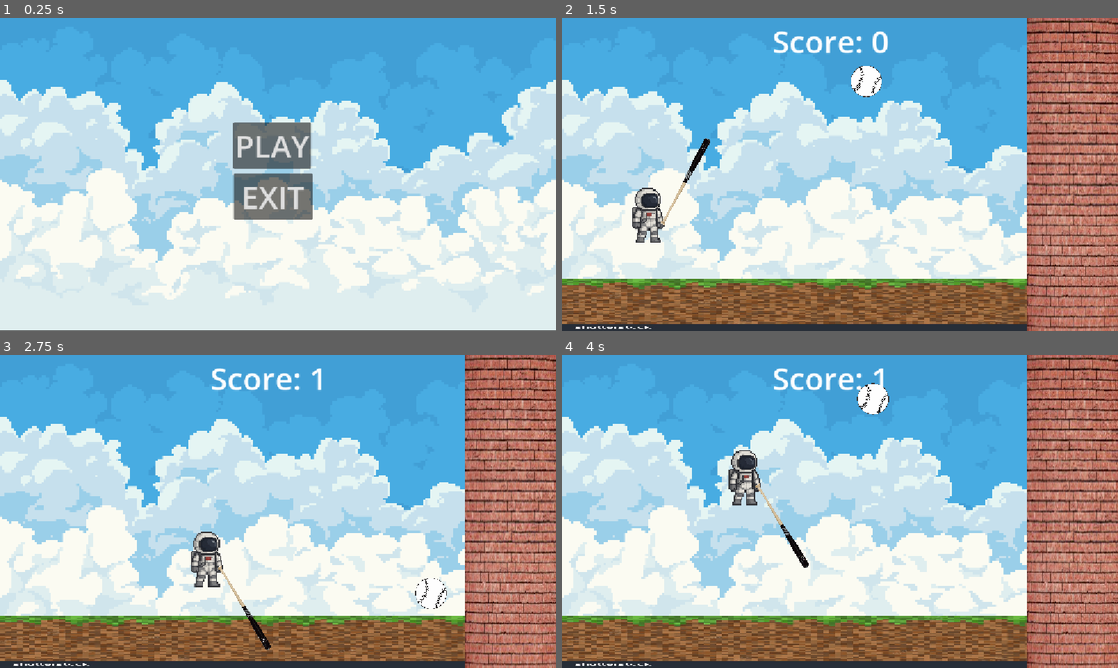
Above: before the commit, frames 1-4 (two rows, left to right).
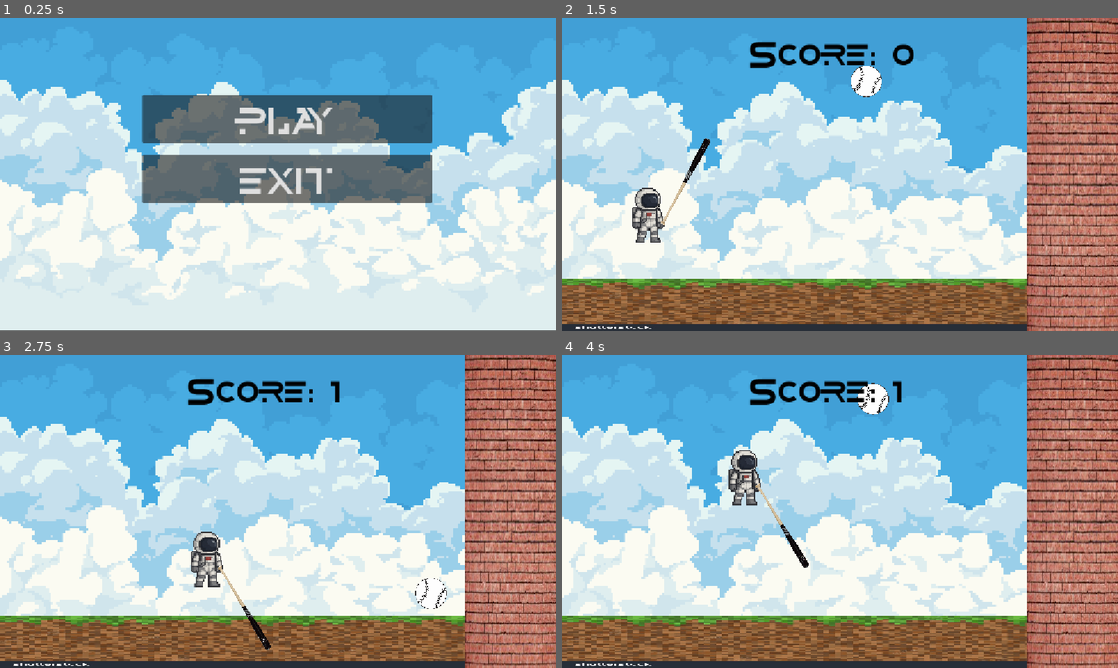
Above: after the commit, the same moments.

Repository: MultiplayerJake/GameJam-Crow-Smash
Game: Godot game, scene res://Scenes/MainScenes/menu.tscn
Same seed, same stepped clock (60 frames per second), same inputs: the game is played once before the commit and once after it.
Inputs:
- Up to frame 1 (0.25 s): no input
- Up to frame 2 (1.5 s): click "PLAY" at 0.5 s; hold D (right) from 1.28 s (still down); hold W (jatpack) from 1.28 s (still down)
- Up to frame 3 (2.75 s): keep holding D (right); release W (jatpack) at 2.03 s; tap Space (swing) at 2.1 s
- Up to frame 4 (4 s): release D (right) at 2.78 s; hold A (left) 2.78-3.53 s; hold W (jatpack) 2.78-3.53 s; hold D (right) from 3.53 s (still down); tap Space (swing) at 3.6 s

The runs differ from the first frame. In frame 1, 15% of the frame differs, in the area x 25-78%, y 24-65%; in frame 2, 1.5%; in frame 3, 1.4%; in frame 4, 1.4%.

Commit message:
Added custom fonts and made better buttons
Added a custom font called Alternity

Diff:
--- a/Scenes/MainScenes/game.tscn
+++ b/Scenes/MainScenes/game.tscn
@@ -6,6 +6,7 @@
 [ext_resource type="Texture2D" uid="uid://dvd3lm0qgpgux" path="res://Assets/placeholders/ground.jpg" id="3_giieq"]
 [ext_resource type="PackedScene" uid="uid://drh0m7hti8oyd" path="res://Scenes/MainScenes/character.tscn" id="4_0vvaf"]
 [ext_resource type="PackedScene" uid="uid://dsjg0x61it0q0" path="res://Scenes/MainScenes/ball.tscn" id="6_d22wp"]
+[ext_resource type="FontFile" uid="uid://ctfp4o6kope0" path="res://Assets/Fonts/Alternity.ttf" id="7_5ah3m"]
 [ext_resource type="Script" uid="uid://csh0h027jivwr" path="res://Scripts/reset_button.gd" id="7_xo65s"]
 
 [sub_resource type="RectangleShape2D" id="RectangleShape2D_ddf6i"]
@@ -101,40 +102,45 @@
 anchor_top = 0.5
 anchor_right = 0.5
 anchor_bottom = 0.5
-offset_left = 436.0
-offset_top = 4.0
-offset_right = 677.0
-offset_bottom = 92.0
+offset_left = 389.0
+offset_top = 27.0
+offset_right = 978.0
+offset_bottom = 117.0
 grow_horizontal = 2
 grow_vertical = 2
 size_flags_horizontal = 4
+theme_override_colors/font_color = Color(0, 0, 0, 1)
+theme_override_fonts/font = ExtResource("7_5ah3m")
 theme_override_font_sizes/font_size = 64
 text = "Score: 0"
 
 [node name="LoseLabel" type="Label" parent="." unique_id=780441700]
-visible = false
 anchors_preset = 8
 anchor_left = 0.5
 anchor_top = 0.5
 anchor_right = 0.5
 anchor_bottom = 0.5
-offset_left = 328.0
-offset_top = 226.0
-offset_right = 768.0
-offset_bottom = 358.0
+offset_left = 231.0
+offset_top = 211.0
+offset_right = 894.0
+offset_bottom = 345.0
 grow_horizontal = 2
 grow_vertical = 2
+theme_override_colors/font_color = Color(0, 0, 0, 1)
+theme_override_fonts/font = ExtResource("7_5ah3m")
 theme_override_font_sizes/font_size = 96
 text = "You Lose!"
 horizontal_alignment = 1
 vertical_alignment = 1
 
 [node name="Reset button" type="Button" parent="." unique_id=966133707]
-visible = false
-offset_left = 452.0
-offset_top = 368.0
-offset_right = 631.0
-offset_bottom = 464.0
+custom_minimum_size = Vector2(400, 100)
+custom_maximum_size = Vector2(500, 500)
+offset_left = 342.0
+offset_top = 344.0
+offset_right = 742.0
+offset_bottom = 444.0
+theme_override_fonts/font = ExtResource("7_5ah3m")
 theme_override_font_sizes/font_size = 64
 text = "Reset"
 script = ExtResource("7_xo65s")
--- a/Scenes/MainScenes/menu.tscn
+++ b/Scenes/MainScenes/menu.tscn
@@ -3,6 +3,7 @@
 [ext_resource type="Texture2D" uid="uid://diu3uyc7d6hfd" path="res://Assets/Backgrounds/demo01_PixelSky_1920x1080.png" id="1_i0lhy"]
 [ext_resource type="Script" uid="uid://cd2qq15ircgai" path="res://Scripts/menu.gd" id="1_wo160"]
 [ext_resource type="Script" uid="uid://bhhk8lxcse0fn" path="res://Scripts/Play_button.gd" id="2_3jjav"]
+[ext_resource type="FontFile" uid="uid://ctfp4o6kope0" path="res://Assets/Fonts/Alternity.ttf" id="3_i8xsx"]
 [ext_resource type="Script" uid="uid://bjo2rsnrdshig" path="res://Scripts/exit_button.gd" id="3_nbi7p"]
 
 [node name="Menu" type="Node2D" unique_id=164902082]
@@ -14,26 +15,30 @@
 texture = ExtResource("1_i0lhy")
 
 [node name="Play_button" type="Button" parent="." unique_id=1745499528]
+custom_minimum_size = Vector2(600, 100)
+custom_maximum_size = Vector2(600, 600)
 anchors_preset = -1
-offset_left = 483.0
-offset_top = 216.0
-offset_right = 645.0
-offset_bottom = 312.0
+offset_left = 295.0
+offset_top = 159.0
+offset_right = 895.0
+offset_bottom = 259.0
 grow_horizontal = 2
 grow_vertical = 2
 pivot_offset = Vector2(1, 1)
 size_flags_horizontal = 4
 size_flags_vertical = 4
+theme_override_fonts/font = ExtResource("3_i8xsx")
 theme_override_font_sizes/font_size = 64
 text = "PLAY"
 script = ExtResource("2_3jjav")
 
 [node name="Exit_button" type="Button" parent="." unique_id=314379669]
-custom_minimum_size = Vector2(100, 0)
-offset_left = 484.0
-offset_top = 322.0
-offset_right = 648.0
-offset_bottom = 418.0
+custom_minimum_size = Vector2(600, 100)
+offset_left = 295.0
+offset_top = 283.0
+offset_right = 895.0
+offset_bottom = 383.0
+theme_override_fonts/font = ExtResource("3_i8xsx")
 theme_override_font_sizes/font_size = 64
 text = "EXIT"
 script = ExtResource("3_nbi7p")
Binary file added: Assets/Fonts/Alternity.ttf
Not shown, added: Assets/Fonts/Alternity.ttf.import
Binary file added: Assets/Fonts/advanced_pixel_lcd-7.fon
